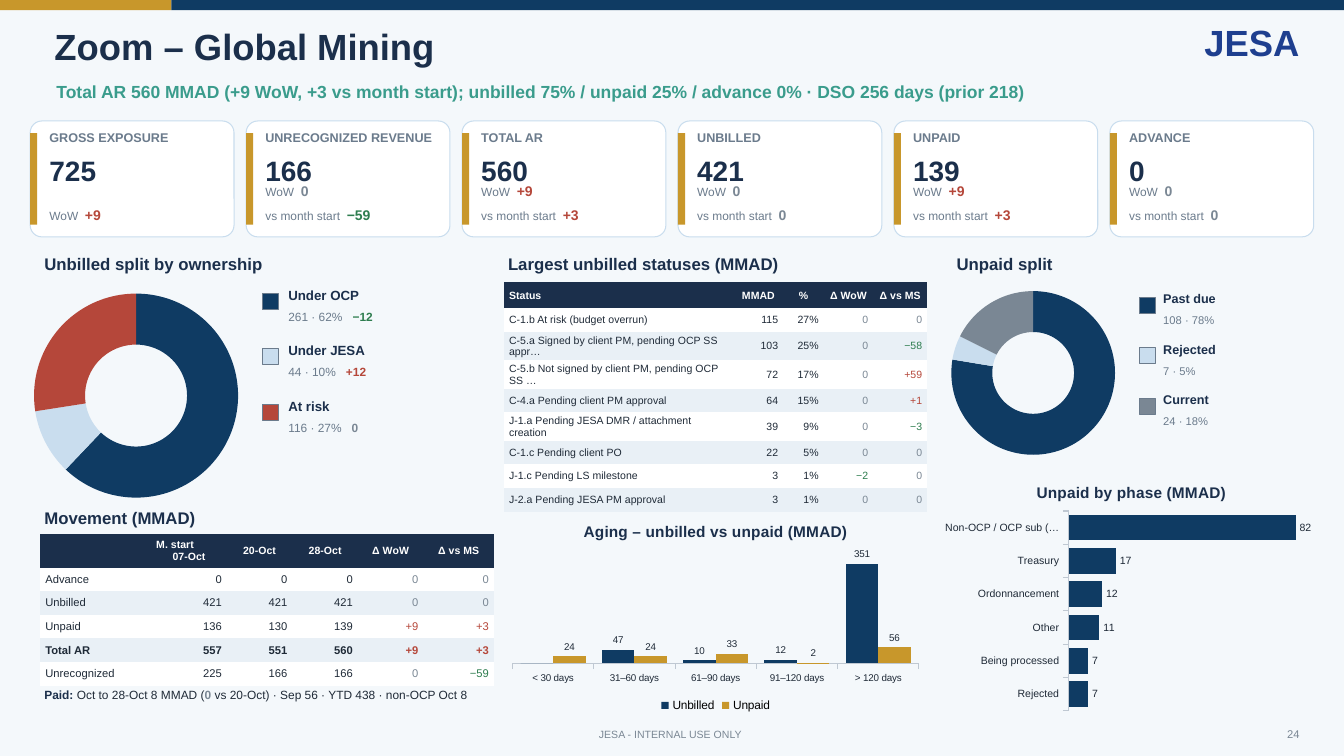
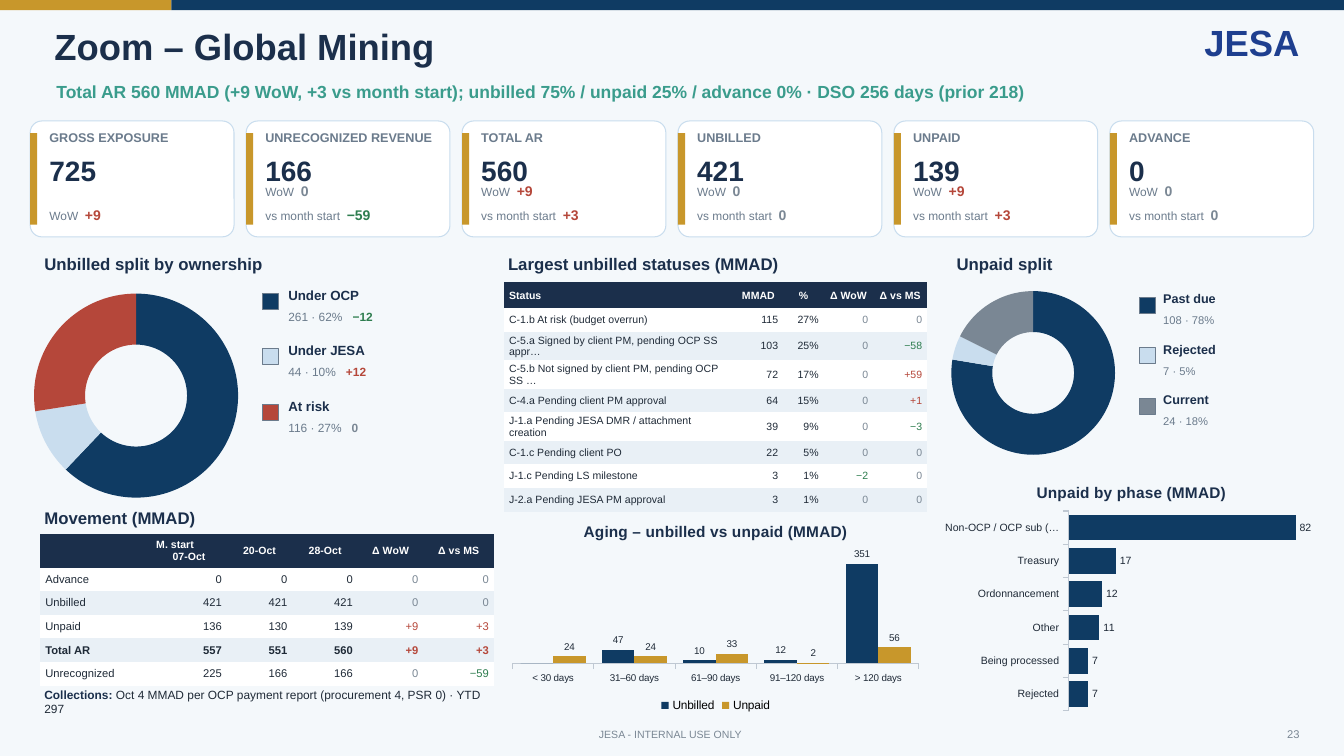
Before and after one commit to cherkaouihassan-art/Skills-Repo, a slide deck: slide 23 of weekly-ar-cash-deck/output/JESA_AR_Cash_Position_Nov_W1_2026-11-04_DRAFT.pptx (slide 24 before the commit). Drawn at 1344x756 pixels with LibreOffice and Linux fonts; fonts in the diff are those of the drawing. Boxes give left, top, right and bottom in pixels: in the first picture for what was removed or moved away, otherwise in the second. Text is boxed around its words. In the diff, an @@ line names an element or a change of style, - is before the commit and + after.

```diff
--- a/weekly-ar-cash-deck/output/JESA_AR_Cash_Position_Nov_W1_2026-11-04_DRAFT.pptx
+++ b/weekly-ar-cash-deck/output/JESA_AR_Cash_Position_Nov_W1_2026-11-04_DRAFT.pptx
@@ text at (x1=44, y1=690, x2=481, y2=713): text changed @@
-Paid: Oct to 28-Oct 8 MMAD (0 vs 20-Oct) · Sep 56 · YTD 438 · non-OCP Oct 8
+Collections: Oct 4 MMAD per OCP payment report (procurement 4, PSR 0) · YTD 297
@@ text at (x1=1287, y1=730, x2=1299, y2=738): text changed @@
-24
+23
```
Also in this commit, not shown: 37 other slides changed, 1 slide removed, 10 other files.
